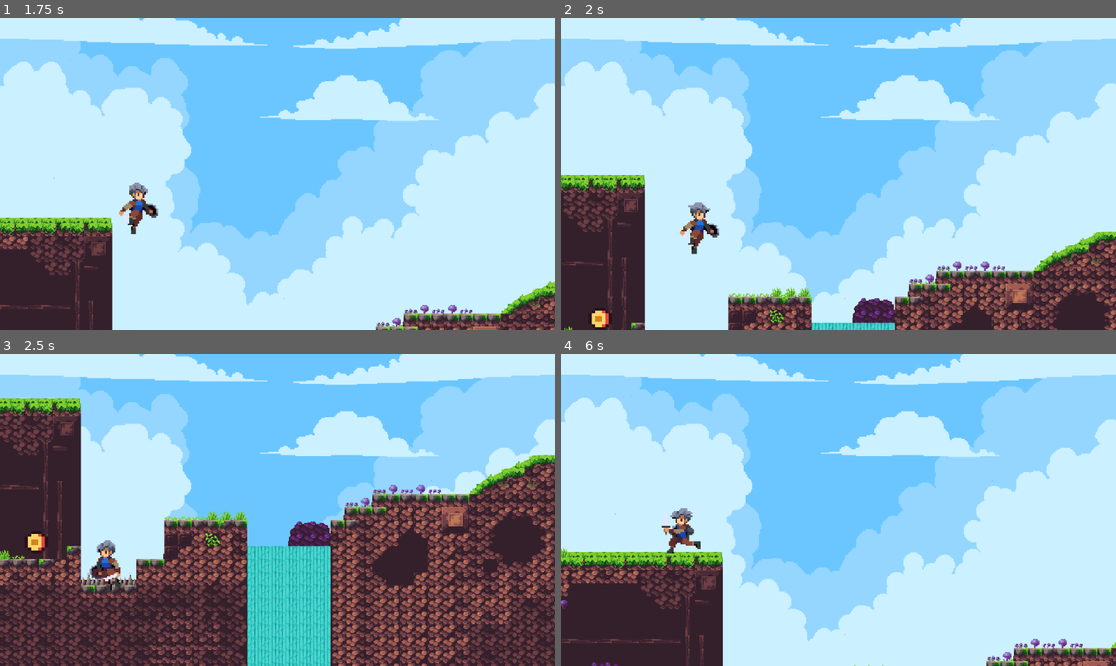
Above: before the commit, frames 1-4 (two rows, left to right).
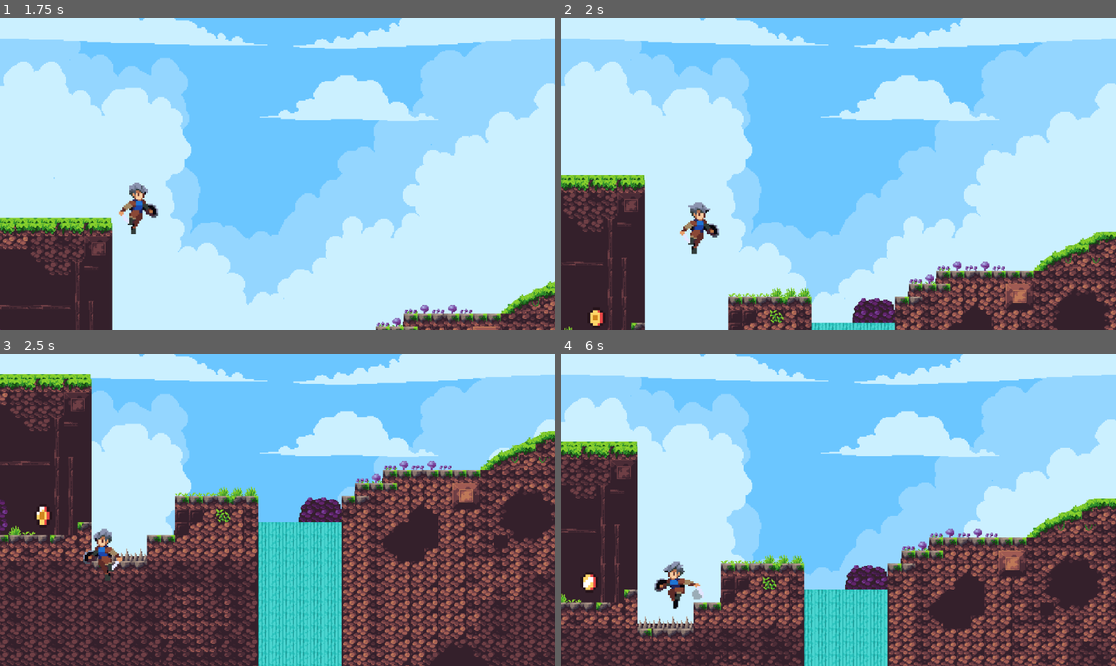
Above: after the commit, the same moments.

Repository: ozimmortal/rune-fall
Game: Godot game, scene res://scenes/game.tscn
Same seed, same stepped clock (60 frames per second), same inputs: the game is played once before the commit and once after it.
Inputs:
- Up to frame 1 (1.75 s): tap Enter (ui_accept) at 0.5, 0.77, 1.52 s; hold Right (ui_right) from 0.53 s (still down)
- Up to frame 2 (2 s): keep holding Right (ui_right)
- Up to frame 3 (2.5 s): release Right (ui_right) at 2.03 s; hold Left (ui_left) from 2.03 s (still down)
- Up to frame 4 (6 s): release Left (ui_left) at 2.78 s; hold Right (ui_right) 2.78-4.28 s; tap Enter (ui_accept) at 3.02, 3.77, 4.52 s; hold Left (ui_left) 4.28-5.03 s; hold Right (ui_right) 5.03-5.78 s; hold Left (ui_left) from 5.78 s (still down)

Frame 1 is identical in both runs. In frame 2, 0.1% of the frame differs, in the area x 5-10%, y 93-100%; in frame 3, 38%; in frame 4, 39%, in the area x 0-100%, y 28-100%.

Commit message:
Adjust coin properties and refine killzone logic for improved gameplay

Diff:
--- a/scenes/coin.tscn
+++ b/scenes/coin.tscn
@@ -39,17 +39,19 @@
 }]
 
 [sub_resource type="CircleShape2D" id="CircleShape2D_jig8b"]
-radius = 11.045361
+radius = 8.0
 
 [node name="coin" type="Area2D"]
 
 [node name="AnimatedSprite2D" type="AnimatedSprite2D" parent="."]
-position = Vector2(9.5, 6.9999995)
-scale = Vector2(3.9, 3.4)
+position = Vector2(4.4999995, 6)
+scale = Vector2(2.9, 3.2)
 sprite_frames = SubResource("SpriteFrames_wnlwo")
 animation = &"coin"
-frame_progress = 0.9431038
+autoplay = "coin"
+frame = 3
+frame_progress = 1.0
 
 [node name="CollisionShape2D" type="CollisionShape2D" parent="."]
-position = Vector2(7, 9)
+position = Vector2(3, 7)
 shape = SubResource("CircleShape2D_jig8b")
--- a/scenes/game.tscn
+++ b/scenes/game.tscn
@@ -784,6 +784,7 @@
 2:2/0/physics_layer_0/polygon_0/points = PackedVector2Array(-8, -8, 8, -8, 8, 8, -8, 8)
 3:2/0 = 0
 3:2/0/z_index = -10
+3:2/0/physics_layer_0/polygon_0/points = PackedVector2Array(-8, -8, 8, -8, 8, 8, -8, 8)
 4:2/0 = 0
 4:2/0/z_index = -10
 4:2/0/physics_layer_0/polygon_0/points = PackedVector2Array(-8, -8, 8, -8, 8, 8, -8, 8)
@@ -830,6 +831,7 @@
 3:3/0/physics_layer_0/polygon_0/points = PackedVector2Array(-8, -8, 8, -8, 8, 8, -8, 8)
 4:3/0 = 0
 4:3/0/z_index = -10
+4:3/0/physics_layer_0/polygon_0/points = PackedVector2Array(-8, -8, 8, -8, 8, 8, -8, 8)
 5:3/0 = 0
 5:3/0/z_index = -10
 5:3/0/physics_layer_0/polygon_0/points = PackedVector2Array(-8, -8, 8, -8, 8, 8, -8, 8)
@@ -913,13 +915,13 @@
 0:5/0/z_index = -10
 2:5/0 = 0
 2:5/0/z_index = -10
-2:5/0/physics_layer_0/polygon_0/points = PackedVector2Array(-8, -8, 8, -8, 8, 8, -8, 8)
+2:5/0/physics_layer_0/polygon_0/points = PackedVector2Array(-8, -8, 8, -8, -8, -8, -8, 8)
 3:5/0 = 0
 3:5/0/z_index = -10
-3:5/0/physics_layer_0/polygon_0/points = PackedVector2Array(-8, -8, 8, -8, 8, 8, -8, 8)
+3:5/0/physics_layer_0/polygon_0/points = PackedVector2Array(-8, -8, 8, -8, -8, -8, -8, 8)
 4:5/0 = 0
 4:5/0/z_index = -10
-4:5/0/physics_layer_0/polygon_0/points = PackedVector2Array(-8, -8, 8, -8, 8, 8, -8, 8)
+4:5/0/physics_layer_0/polygon_0/points = PackedVector2Array(-8, -8, 8, -8, -8, -8, -8, 8)
 6:5/0 = 0
 6:5/0/z_index = -10
 7:5/0 = 0
@@ -957,16 +959,16 @@
 24:5/0/z_index = -10
 1:6/0 = 0
 1:6/0/z_index = -10
-1:6/0/physics_layer_0/polygon_0/points = PackedVector2Array(-8, -8, 8, -8, 8, 8, -8, 8)
+1:6/0/physics_layer_0/polygon_0/points = PackedVector2Array(-8, -8, 8, -8, -8, -8, -8, 8)
 2:6/0 = 0
 2:6/0/z_index = -10
-2:6/0/physics_layer_0/polygon_0/points = PackedVector2Array(-8, -8, 8, -8, 8, 8, -8, 8)
+2:6/0/physics_layer_0/polygon_0/points = PackedVector2Array(-8, -8, 8, -8, -8, -8, -8, 8)
 3:6/0 = 0
 3:6/0/z_index = -10
-3:6/0/physics_layer_0/polygon_0/points = PackedVector2Array(-8, -8, 8, -8, 8, 8, -8, 8)
+3:6/0/physics_layer_0/polygon_0/points = PackedVector2Array(-8, -8, 8, -8, -8, -8, -8, 8)
 4:6/0 = 0
 4:6/0/z_index = -10
-4:6/0/physics_layer_0/polygon_0/points = PackedVector2Array(-8, -8, 8, -8, 8, 8, -8, 8)
+4:6/0/physics_layer_0/polygon_0/points = PackedVector2Array(-8, -8, 8, -8, -8, -8, -8, 8)
 5:6/0 = 0
 5:6/0/z_index = -10
 5:6/0/physics_layer_0/polygon_0/points = PackedVector2Array(-8, -8, 8, -8, 8, 8, -8, 8)
@@ -1002,34 +1004,37 @@
 24:6/0/z_index = -10
 1:7/0 = 0
 1:7/0/z_index = -10
-1:7/0/physics_layer_0/polygon_0/points = PackedVector2Array(-8, -8, 8, -8, 8, 8, -8, 8)
+1:7/0/physics_layer_0/polygon_0/points = PackedVector2Array(-8, -8, 8, -8, -8, -8, -8, 8)
 2:7/0 = 0
 2:7/0/z_index = -10
-2:7/0/physics_layer_0/polygon_0/points = PackedVector2Array(-8, -8, 8, -8, 8, 8, -8, 8)
+2:7/0/physics_layer_0/polygon_0/points = PackedVector2Array(-8, -8, 8, -8, -8, -8, -8, 8)
 3:7/0 = 0
 3:7/0/z_index = -10
-3:7/0/physics_layer_0/polygon_0/points = PackedVector2Array(-8, -8, 8, -8, 8, 8, -8, 8)
+3:7/0/physics_layer_0/polygon_0/points = PackedVector2Array(-8, -8, 8, -8, -8, -8, -8, 8)
 4:7/0 = 0
 4:7/0/z_index = -10
-4:7/0/physics_layer_0/polygon_0/points = PackedVector2Array(-8, -8, 8, -8, 8, 8, -8, 8)
+4:7/0/physics_layer_0/polygon_0/points = PackedVector2Array(-8, -8, 8, -8, -8, -8, -8, 8)
 5:7/0 = 0
 5:7/0/z_index = -10
-5:7/0/physics_layer_0/polygon_0/points = PackedVector2Array(-8, -8, 8, -8, 8, 8, -8, 8)
+5:7/0/physics_layer_0/polygon_0/points = PackedVector2Array(-8, -8, 8, -8, -8, -8, -8, 8)
 7:7/0 = 0
 7:7/0/z_index = -10
-7:7/0/physics_layer_0/polygon_0/points = PackedVector2Array(-8, -8, 8, -8, 8, 8, -8, 8)
+7:7/0/physics_layer_0/polygon_0/points = PackedVector2Array(-8, -8, 8, -8, -8, -8, -8, 8)
 8:7/0 = 0
 8:7/0/z_index = -10
-8:7/0/physics_layer_0/polygon_0/points = PackedVector2Array(-8, -8, 8, -8, 8, 8, -8, 8)
+8:7/0/physics_layer_0/polygon_0/points = PackedVector2Array(-8, -8, 8, -8, -8, -8, -8, 8)
 9:7/0 = 0
 9:7/0/z_index = -10
-9:7/0/physics_layer_0/polygon_0/points = PackedVector2Array(-8, -8, 8, -8, 8, 8, -8, 8)
+9:7/0/physics_layer_0/polygon_0/points = PackedVector2Array(-8, -8, 8, -8, -8, -8, -8, 8)
 10:7/0 = 0
 10:7/0/z_index = -10
+10:7/0/physics_layer_0/polygon_0/points = PackedVector2Array(-8, -8, 8, -8, -8, -8, -8, 8)
 11:7/0 = 0
 11:7/0/z_index = -10
+11:7/0/physics_layer_0/polygon_0/points = PackedVector2Array(-8, -8, 8, -8, -8, -8, -8, 8)
 12:7/0 = 0
 12:7/0/z_index = -10
+12:7/0/physics_layer_0/polygon_0/points = PackedVector2Array(-8, -8, 8, -8, -8, -8, -8, 8)
 15:7/0 = 0
 15:7/0/z_index = -10
 17:7/0 = 0
@@ -1048,39 +1053,41 @@
 24:7/0/z_index = -10
 1:8/0 = 0
 1:8/0/z_index = -10
-1:8/0/physics_layer_0/polygon_0/points = PackedVector2Array(-8, -8, 8, -8, 8, 8, -8, 8)
+1:8/0/physics_layer_0/polygon_0/points = PackedVector2Array(-8, -8, 8, -8, -8, -8, -8, 8)
 2:8/0 = 0
 2:8/0/z_index = -10
-2:8/0/physics_layer_0/polygon_0/points = PackedVector2Array(-8, -8, 8, -8, 8, 8, -8, 8)
+2:8/0/physics_layer_0/polygon_0/points = PackedVector2Array(-8, -8, 8, -8, -8, -8, -8, 8)
 3:8/0 = 0
 3:8/0/z_index = -10
-3:8/0/physics_layer_0/polygon_0/points = PackedVector2Array(-8, -8, 8, -8, 8, 8, -8, 8)
+3:8/0/physics_layer_0/polygon_0/points = PackedVector2Array(-8, -8, 8, -8, -8, -8, -8, 8)
 4:8/0 = 0
 4:8/0/z_index = -10
-4:8/0/physics_layer_0/polygon_0/points = PackedVector2Array(-8, -8, 8, -8, 8, 8, -8, 8)
+4:8/0/physics_layer_0/polygon_0/points = PackedVector2Array(-8, -8, 8, -8, -8, -8, -8, 8)
 5:8/0 = 0
 5:8/0/z_index = -10
-5:8/0/physics_layer_0/polygon_0/points = PackedVector2Array(-8, -8, 8, -8, 8, 8, -8, 8)
+5:8/0/physics_layer_0/polygon_0/points = PackedVector2Array(-8, -8, 8, -8, -8, -8, -8, 8)
 6:8/0 = 0
 6:8/0/z_index = -10
-6:8/0/physics_layer_0/polygon_0/points = PackedVector2Array(-8, -8, 8, -8, 8, 8, -8, 8)
+6:8/0/physics_layer_0/polygon_0/points = PackedVector2Array(-8, -8, 8, -8, -8, -8, -8, 8)
 7:8/0 = 0
 7:8/0/z_index = -10
-7:8/0/physics_layer_0/polygon_0/points = PackedVector2Array(-8, -8, 8, -8, 8, 8, -8, 8)
+7:8/0/physics_layer_0/polygon_0/points = PackedVector2Array(-8, -8, 8, -8, -8, -8, -8, 8)
 8:8/0 = 0
 8:8/0/z_index = -10
-8:8/0/physics_layer_0/polygon_0/points = PackedVector2Array(-8, -8, 8, -8, 8, 8, -8, 8)
+8:8/0/physics_layer_0/polygon_0/points = PackedVector2Array(-8, -8, 8, -8, -8, -8, -8, 8)
 9:8/0 = 0
 9:8/0/z_index = -10
-9:8/0/physics_layer_0/polygon_0/points = PackedVector2Array(-8, -8, 8, -8, 8, 8, -8, 8)
+9:8/0/physics_layer_0/polygon_0/points = PackedVector2Array(-8, -8, 8, -8, -8, -8, -8, 8)
 10:8/0 = 0
 10:8/0/z_index = -10
-10:8/0/physics_layer_0/polygon_0/points = PackedVector2Array(-8, -8, 8, -8, 8, 8, -8, 8)
+10:8/0/physics_layer_0/polygon_0/points = PackedVector2Array(-8, -8, 8, -8, -8, -8, -8, 8)
 11:8/0 = 0
+11:8/0/physics_layer_0/polygon_0/points = PackedVector2Array(-8, -8, 8, -8, -8, -8, -8, 8)
 12:8/0 = 0
 12:8/0/z_index = -10
 13:8/0 = 0
 13:8/0/z_index = -10
+13:8/0/physics_layer_0/polygon_0/points = PackedVector2Array(-8, -8, 8, -8, -8, -8, -8, 8)
 16:8/0 = 0
 16:8/0/z_index = -10
 18:8/0 = 0
@@ -1095,31 +1102,31 @@
 23:8/0/z_index = -10
 2:9/0 = 0
 2:9/0/z_index = -10
-2:9/0/physics_layer_0/polygon_0/points = PackedVector2Array(-8, -8, 8, -8, 8, 8, -8, 8)
+2:9/0/physics_layer_0/polygon_0/points = PackedVector2Array(-8, -8, 8, -8, -8, -8, -8, 8)
 3:9/0 = 0
 3:9/0/z_index = -10
-3:9/0/physics_layer_0/polygon_0/points = PackedVector2Array(-8, -8, 8, -8, 8, 8, -8, 8)
+3:9/0/physics_layer_0/polygon_0/points = PackedVector2Array(-8, -8, 8, -8, -8, -8, -8, 8)
 4:9/0 = 0
 4:9/0/z_index = -10
-4:9/0/physics_layer_0/polygon_0/points = PackedVector2Array(-8, -8, 8, -8, 8, 8, -8, 8)
+4:9/0/physics_layer_0/polygon_0/points = PackedVector2Array(-8, -8, 8, -8, -8, -8, -8, 8)
 6:9/0 = 0
 6:9/0/z_index = -10
-6:9/0/physics_layer_0/polygon_0/points = PackedVector2Array(-8, -8, 8, -8, 8, 8, -8, 8)
+6:9/0/physics_layer_0/polygon_0/points = PackedVector2Array(-8, -8, 8, -8, -8, -8, -8, 8)
 7:9/0 = 0
 7:9/0/z_index = -10
-7:9/0/physics_layer_0/polygon_0/points = PackedVector2Array(-8, -8, 8, -8, 8, 8, -8, 8)
+7:9/0/physics_layer_0/polygon_0/points = PackedVector2Array(-8, -8, 8, -8, -8, -8, -8, 8)
 8:9/0 = 0
 8:9/0/z_index = -10
-8:9/0/physics_layer_0/polygon_0/points = PackedVector2Array(-8, -8, 8, -8, 8, 8, -8, 8)
+8:9/0/physics_layer_0/polygon_0/points = PackedVector2Array(-8, -8, 8, -8, -8, -8, -8, 8)
 9:9/0 = 0
 9:9/0/z_index = -10
-9:9/0/physics_layer_0/polygon_0/points = PackedVector2Array(-8, -8, 8, -8, 8, 8, -8, 8)
+9:9/0/physics_layer_0/polygon_0/points = PackedVector2Array(-8, -8, 8, -8, -8, -8, -8, 8)
 10:9/0 = 0
 10:9/0/z_index = -10
-10:9/0/physics_layer_0/polygon_0/points = PackedVector2Array(-8, -8, 8, -8, 8, 8, -8, 8)
+10:9/0/physics_layer_0/polygon_0/points = PackedVector2Array(-8, -8, 8, -8, -8, -8, -8, 8)
 11:9/0 = 0
 11:9/0/z_index = -10
-11:9/0/physics_layer_0/polygon_0/points = PackedVector2Array(-8, -8, 8, -8, 8, 8, -8, 8)
+11:9/0/physics_layer_0/polygon_0/points = PackedVector2Array(-8, -8, 8, -8, -8, -8, -8, 8)
 12:9/0 = 0
 12:9/0/z_index = -10
 13:9/0 = 0
@@ -1151,23 +1158,25 @@
 5:10/0/physics_layer_0/polygon_0/points = PackedVector2Array(-8, -8, 8, -8, 8, 8, -8, 8)
 6:10/0 = 0
 6:10/0/z_index = -10
-6:10/0/physics_layer_0/polygon_0/points = PackedVector2Array(-8, -8, 8, -8, 8, 8, -8, 8)
+6:10/0/physics_layer_0/polygon_0/points = PackedVector2Array(-8, -8, 8, -8, -8, -8, -8, 8)
 7:10/0 = 0
 7:10/0/z_index = -10
-7:10/0/physics_layer_0/polygon_0/points = PackedVector2Array(-8, -8, 8, -8, 8, 8, -8, 8)
+7:10/0/physics_layer_0/polygon_0/points = PackedVector2Array(-8, -8, 8, -8, -8, -8, -8, 8)
 8:10/0 = 0
 8:10/0/z_index = -10
-8:10/0/physics_layer_0/polygon_0/points = PackedVector2Array(-8, -8, 8, -8, 8, 8, -8, 8)
+8:10/0/physics_layer_0/polygon_0/points = PackedVector2Array(-8, -8, 8, -8, -8, -8, -8, 8)
 9:10/0 = 0
 9:10/0/z_index = -10
-9:10/0/physics_layer_0/polygon_0/points = PackedVector2Array(-8, -8, 8, -8, 8, 8, -8, 8)
+9:10/0/physics_layer_0/polygon_0/points = PackedVector2Array(-8, -8, 8, -8, -8, -8, -8, 8)
 10:10/0 = 0
 10:10/0/z_index = -10
-10:10/0/physics_layer_0/polygon_0/points = PackedVector2Array(-8, -8, 8, -8, 8, 8, -8, 8)
+10:10/0/physics_layer_0/polygon_0/points = PackedVector2Array(-8, -8, 8, -8, -8, -8, -8, 8)
 11:10/0 = 0
 11:10/0/z_index = -10
+11:10/0/physics_layer_0/polygon_0/points = PackedVector2Array(-8, -8, 8, -8, -8, -8, -8, 8)
 12:10/0 = 0
 12:10/0/z_index = -10
+12:10/0/physics_layer_0/polygon_0/points = PackedVector2Array(-8, -8, 8, -8, -8, -8, -8, 8)
 15:10/0 = 0
 15:10/0/z_index = -10
 17:10/0 = 0
@@ -1194,10 +1203,10 @@
 7:11/0/physics_layer_0/polygon_0/points = PackedVector2Array(-8, -8, 8, -8, 8, 8, -8, 8)
 8:11/0 = 0
 8:11/0/z_index = -10
-8:11/0/physics_layer_0/polygon_0/points = PackedVector2Array(-8, -8, 8, -8, 8, 8, -8, 8)
+8:11/0/physics_layer_0/polygon_0/points = PackedVector2Array(-8, -8, 8, -8, -8, -8, -8, 8)
 9:11/0 = 0
 9:11/0/z_index = -10
-9:11/0/physics_layer_0/polygon_0/points = PackedVector2Array(-8, -8, 8, -8, 8, 8, -8, 8)
+9:11/0/physics_layer_0/polygon_0/points = PackedVector2Array(-8, -8, 8, -8, -8, -8, -8, 8)
 1:12/0 = 0
 1:12/0/z_index = -10
 1:12/0/physics_layer_0/polygon_0/points = PackedVector2Array(-8, -8, 8, -8, 8, 8, -8, 8)
@@ -1790,7 +1799,7 @@
 scale = Vector2(0.47, 0.47)
 
 [node name="CollisionShape2D" type="CollisionShape2D" parent="killzone"]
-position = Vector2(2174.468, 114.893616)
+position = Vector2(2172.3406, 134.04256)
 scale = Vector2(3, 3)
 shape = SubResource("WorldBoundaryShape2D_vtaks")
 
--- a/scripts/killzone.gd
+++ b/scripts/killzone.gd
@@ -4,7 +4,6 @@
 
 func _on_body_entered(body: Node2D) -> void:
 	if body.name == "Player":
-		Engine.time_scale = 0.5
 		body.get_node("CollisionShape2D").queue_free()
 		timer.start()
 
